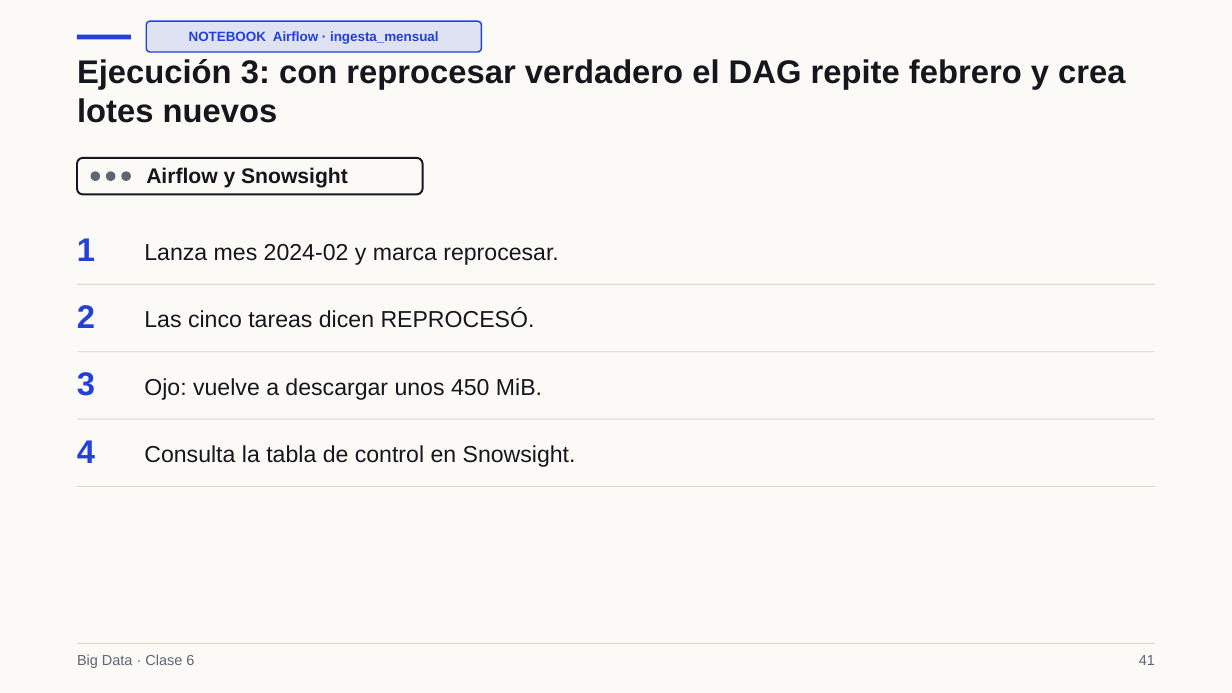
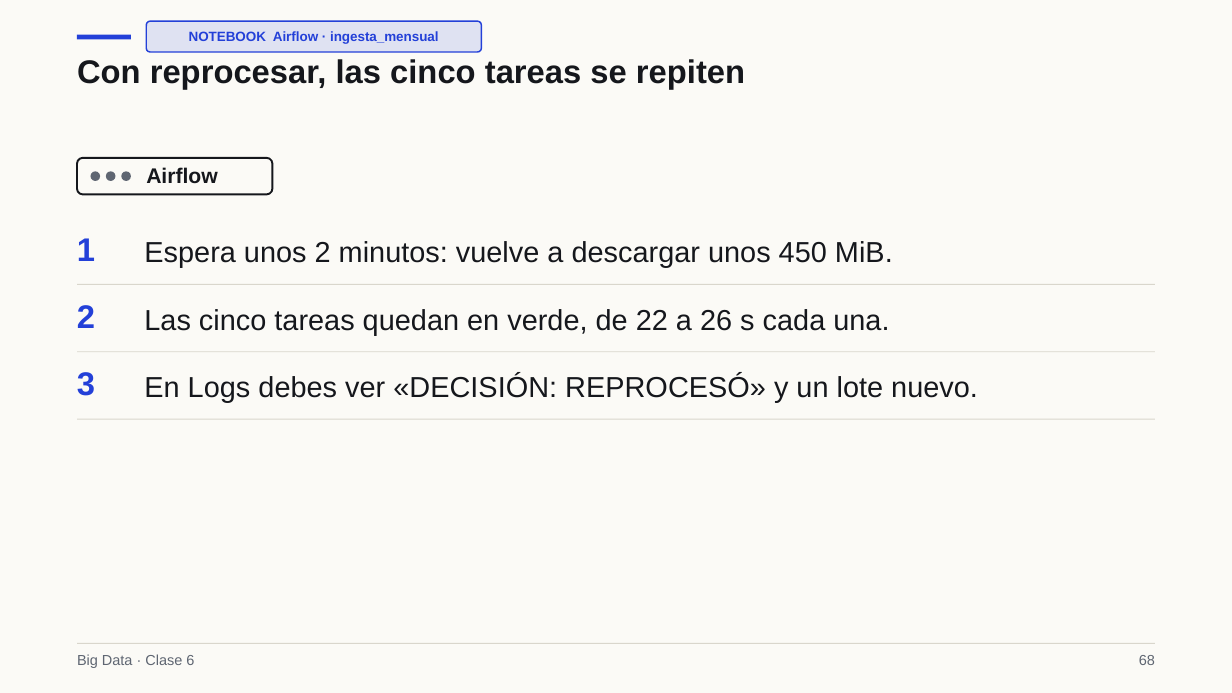
Before and after one commit to Apaezc/bigdata-udem-2026, a slide deck: slide 68 of curso/clase06/deck/slides.pptx (slide 41 before the commit). Drawn at 1232x693 pixels with LibreOffice and Linux fonts; fonts in the diff are those of the drawing. Boxes give left, top, right and bottom in pixels: in the first picture for what was removed or moved away, otherwise in the second. Text is boxed around its words. In the diff, an @@ line names an element or a change of style, - is before the commit and + after.

```diff
--- a/curso/clase06/deck/slides.pptx
+++ b/curso/clase06/deck/slides.pptx
@@ text at (77,59,745,90): text changed @@
-Ejecución 3: con reprocesar verdadero el DAG repite febrero y crea lotes nuevos
+Con reprocesar, las cinco tareas se repiten
@@ rounded rectangle: place and size @@
-rounded rectangle at (77,158,422,195)
+rounded rectangle at (77,158,272,195)
@@ text at (146,167,218,184): text changed @@
-Airflow y Snowsight
+Airflow
@@ text at (144,241,893,268): text changed; size 18 to 22.5 pt @@
-Lanza mes 2024-02 y marca reprocesar.
+Espera unos 2 minutos: vuelve a descargar unos 450 MiB.
@@ text at (144,309,889,335): text changed; size 18 to 22.5 pt @@
-Las cinco tareas dicen REPROCESÓ.
+Las cinco tareas quedan en verde, de 22 a 26 s cada una.
@@ text at (144,374,978,402): text changed; size 18 to 22.5 pt @@
-Ojo: vuelve a descargar unos 450 MiB.
+En Logs debes ver «DECISIÓN: REPROCESÓ» y un lote nuevo.
@@ text removed at (77,440,95,463) @@
-4
@@ text removed at (144,445,576,467) @@
-Consulta la tabla de control en Snowsight.
@@ rectangle removed at (77,486,1155,487) @@
@@ text at (1139,655,1155,665): text changed @@
-41
+68
```
Also in this commit, not shown: 39 other slides changed, 41 slides added, 3 slides removed, 5 other files.
